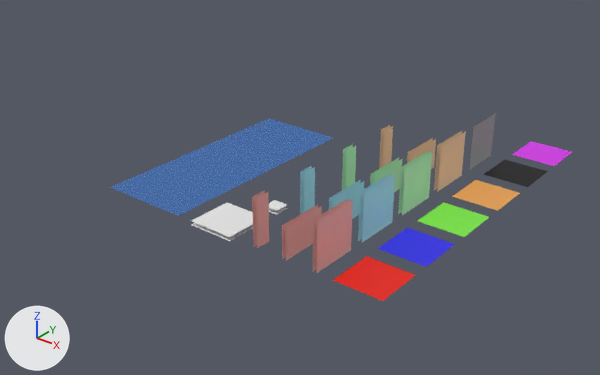
Renders of the Blender file Assets/VXR1161/Models/DealStealer-ModelKit.blend from each side of a commit.
Camera for both pictures: a 50 mm camera at (17.8, -28.6, 22.3) aimed at (-13.0, 9.9, -1.6). Every picture has the same lights, and +X, +Y and +Z are marked at lower left. The picture after the commit comes second.

Objects in the first picture: 'Floor Tile A', 'Floor Tile B', 'Floor Tile C', 'Floor Tile D', 'Floor Tile E', 'Roof Tile', 'Roof Tile.Small', 'Skylight', 'Wall A', 'Wall A.Half', 'Wall B', 'Wall C', 'Wall D' and 9 more.
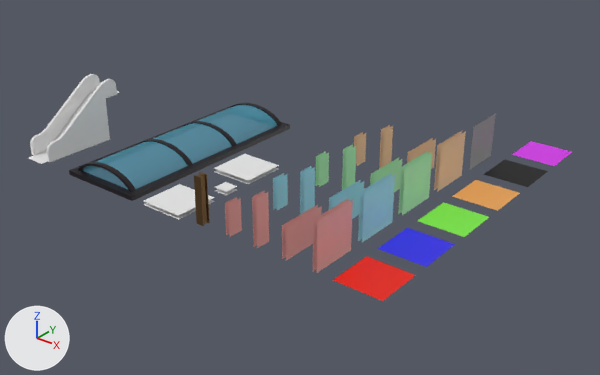
Changed parts and their boxes (x1, y1, x2, y2) in the pictures (600 x 375 px):
'Skylight', reshaped, moved, rescaled
    before: (110, 118, 334, 216)
    after: (69, 103, 290, 201)
'Escalator', added
    after: (28, 74, 119, 164)
'Roof Tile', moved
    before: (192, 202, 253, 241)
    after: (144, 184, 215, 220)
'Ceiling Tile A', added
    after: (214, 154, 279, 184)
'I-Beam', added (brown)
    after: (194, 172, 210, 226)
'Wall A.HalfMid', added
    after: (225, 197, 242, 237)
'Wall B.HalfMid', added (cyan)
    after: (273, 173, 288, 210)
'Wall C.HalfMid', added (green)
    after: (316, 151, 329, 187)
'Roof Tile.Small', moved
    before: (269, 200, 288, 215)
    after: (215, 182, 237, 195)
'Wall D.HalfMid', added
    after: (354, 132, 366, 166)

Edits to the bpy script that builds the scene:
```text
Change me_cube_017:
    used by ob_skylight; location = (-14.0, 0.0, 0.0); scale = (3.0, 7.5, 0.125)
    remove me_cube_017.from_pydata(...)  # 4 vertices, 1 face; spans x -2.0..0.0, y 0.0..2.0, z 0.0
    remove me_cube_017.materials.append(mat_skylight)  # blue #0b80e7
    add me_cube_017.from_pydata(...)  # 2115 vertices, 4369 faces; spans x -6.0..0.0, y 0.0..15.0, z -0.31..0.99
    me_cube_017 part 1: 3 vertices removed from x -2.0..0.0, y 0.0..2.0, z 0.0; 2114 vertices added at x -6.0..0.0, y 0.0..15.0, z -0.31..0.99
    add me_cube_017.materials.append(mat_skylight_glass)  # cyan #50abc7
    add me_cube_017.materials.append(mat_skylight_metal)  # black #0a000c
Add me_cube_025:
    me_cube_025.from_pydata([(-2.0, 0.0, 0.0), (-2.0, 0.0, 2.0), (-2.0, 2.0, 0.0), (-2.0, 2.0, 2.0), (0.0, 0.0, 0.0), (0.0, 0.0, 2.0), (0.0, 2.0, 0.0), (0.0, 2.0, 2.0)], [], [(0, 1, 3, 2), (6, 7, 5, 4)])
    me_cube_025.materials.append(mat_wall_c)  # green #a2e7ab
Add me_cube_024:
    me_cube_024.from_pydata([(-2.0, 0.0, 0.0), (-2.0, 0.0, 2.0), (-2.0, 2.0, 0.0), (-2.0, 2.0, 2.0), (0.0, 0.0, 0.0), (0.0, 0.0, 2.0), (0.0, 2.0, 0.0), (0.0, 2.0, 2.0)], [], [(0, 1, 3, 2), (6, 7, 5, 4)])
    me_cube_024.materials.append(mat_wall_b)  # cyan #90d6e7
Add me_cube_023:
    me_cube_023.from_pydata([(-2.0, 0.0, 0.0), (-2.0, 0.0, 2.0), (-2.0, 2.0, 0.0), (-2.0, 2.0, 2.0), (0.0, 0.0, 0.0), (0.0, 0.0, 2.0), (0.0, 2.0, 0.0), (0.0, 2.0, 2.0)], [], [(0, 1, 3, 2), (6, 7, 5, 4)])
    me_cube_023.materials.append(mat_wall_a)  # pink #e79c97
Change ob_skylight:
    ob_skylight.scale: (3.0, 7.5, 0.125) -> (1.0, 1.0, 1.0)
    ob_skylight.location: (-14.0, 0.0, 0.0) -> (-18.0, 0.0, 0.0)
Change ob_roof_tile:
    ob_roof_tile.location: (-10.0, 0.0, 0.0) -> (-14.0, 0.0, 0.0)
Change ob_roof_tile_small:
    ob_roof_tile_small.location: (-10.0, 4.0, 0.0) -> (-14.0, 4.0, 0.0)
Add ob_ceiling_tile_a:
    ob_ceiling_tile_a = bpy.data.objects.new('Ceiling Tile A', me_cube_022.copy())  # the mesh of ob_roof_tile_small
    ob_ceiling_tile_a.location = (-14.0, 6.0, 0.0)
    ob_ceiling_tile_a.scale = (1.5, 1.5, 0.125)
Add ob_wall_d_halfmid:
    ob_wall_d_halfmid = bpy.data.objects.new('Wall D.HalfMid', me_cube_021.copy())  # the mesh of ob_wall_d_half
    ob_wall_d_halfmid.location = (-10.0, 12.0, 0.0)
    ob_wall_d_halfmid.scale = (0.125, 0.5, 1.0)
Add ob_wall_c_halfmid:
    ob_wall_c_halfmid = bpy.data.objects.new('Wall C.HalfMid', me_cube_025)
    ob_wall_c_halfmid.location = (-10.0, 8.0, 0.0)
    ob_wall_c_halfmid.scale = (0.125, 0.5, 1.0)
Add ob_wall_b_halfmid:
    ob_wall_b_halfmid = bpy.data.objects.new('Wall B.HalfMid', me_cube_024)
    ob_wall_b_halfmid.location = (-10.0, 4.0, 0.0)
    ob_wall_b_halfmid.scale = (0.125, 0.5, 1.0)
Add ob_wall_a_halfmid:
    ob_wall_a_halfmid = bpy.data.objects.new('Wall A.HalfMid', me_cube_023)
    ob_wall_a_halfmid.location = (-10.0, 0.0, 0.0)
    ob_wall_a_halfmid.scale = (0.125, 0.5, 1.0)
Add ob_i_beam:
    ob_i_beam = bpy.data.objects.new('I-Beam', me_cube_028)  # 24 vertices, 18 faces; spans x -2.0..0.0, y 0.0..2.0, z 0.0..2.0; in mat_i_beam (brown #735734)
    ob_i_beam.location = (-12.0, 0.0, 0.0)
    ob_i_beam.scale = (0.26, 0.26, 1.5)
Add ob_escalator:
    ob_escalator = bpy.data.objects.new('Escalator', me_cube)  # 128 vertices, 115 faces; spans x -2.0..0.0, y -0.5..6.5, z 0.0..4.21
    ob_escalator.location = (-26.0, 0.0, 0.0)
```
